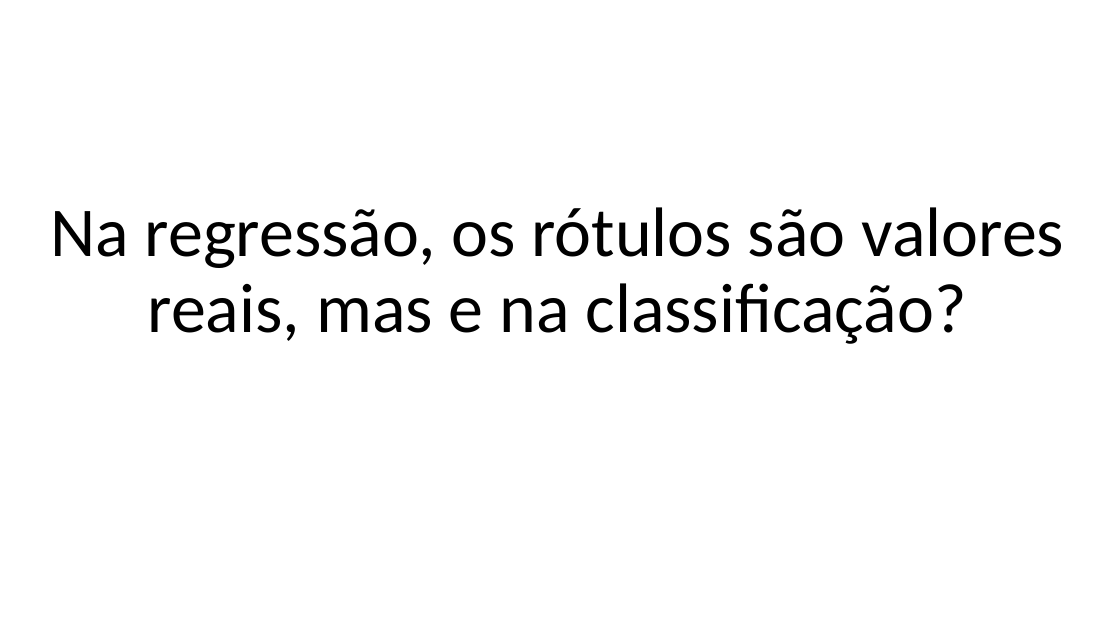
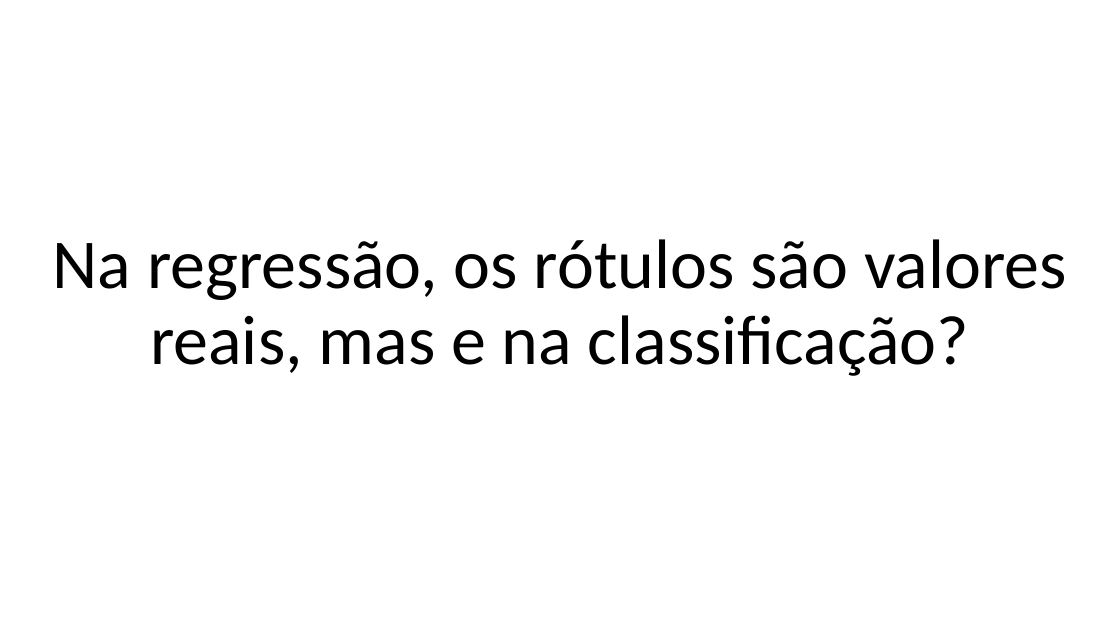
Before and after one commit to zz4fap/c24_inteligencia_artificial, a slide deck: slide 8 of slides/C24_Classificação.pptx. Drawn at 1120x630 pixels with LibreOffice and Linux fonts; fonts in the diff are those of the drawing. Boxes give left, top, right and bottom in pixels: in the first picture for what was removed or moved away, otherwise in the second. Text is boxed around its words. In the diff, an @@ line names an element or a change of style, - is before the commit and + after.

```diff
--- a/slides/C24_Classificação.pptx
+++ b/slides/C24_Classificação.pptx
@@ text "Na regressão, os rótulos são ...": place and size @@
-text "Na regressão, os rótulos são ..." at box(50, 207, 1065, 344)
+text "Na regressão, os rótulos são ..." at box(53, 239, 1067, 376)
```
Also in this commit, not shown: 7 other slides changed, 3 slides added, 1 slide removed.
